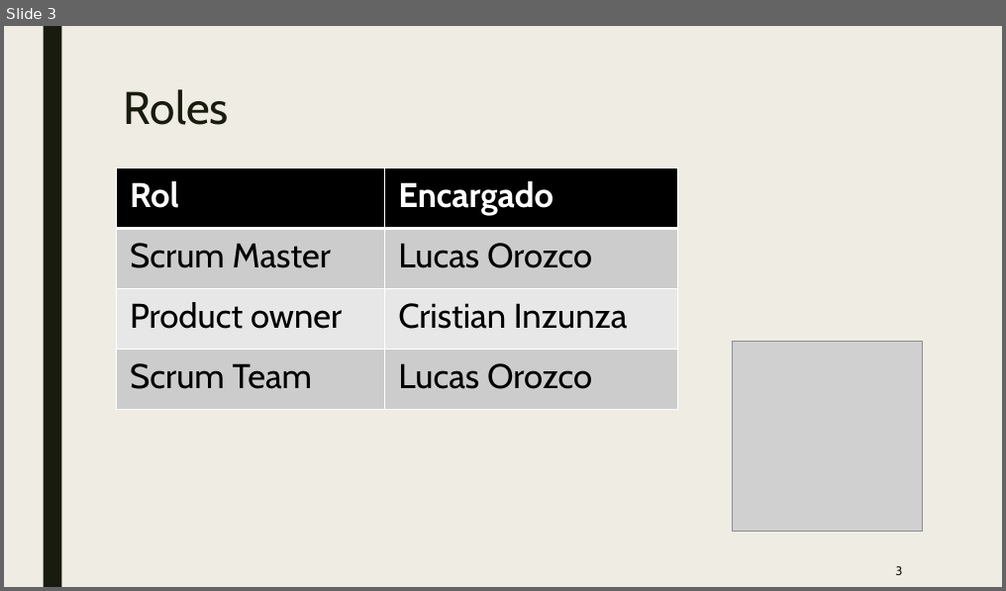
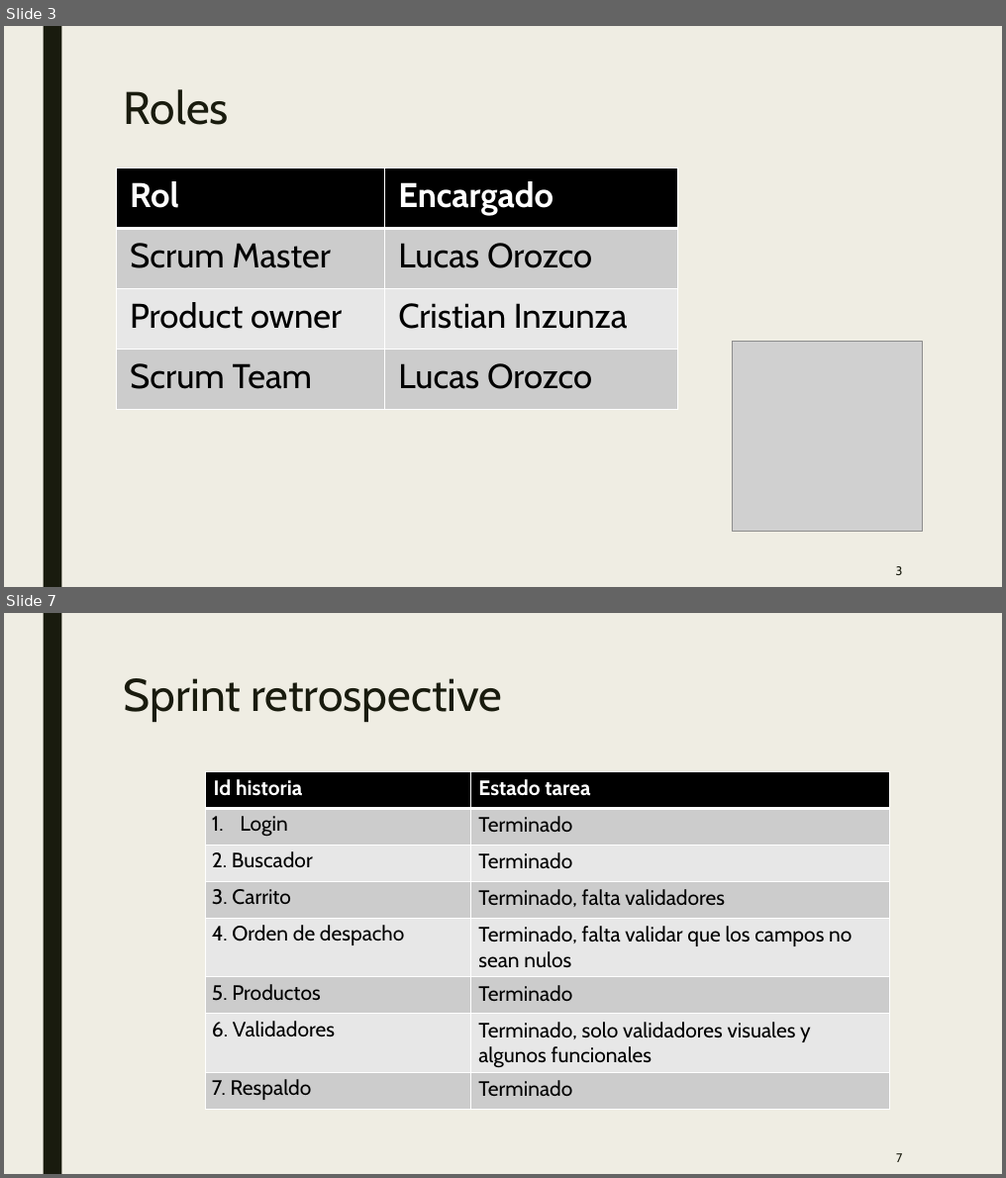
Before and after one commit to LucasOrozcoE/Evaluacion-sumativa3, a slide deck: actividad sumativa3.pptx. Shown one above the other, each under a label of ours: slide 3 before the commit, slides 3 and 7 after it; the slides between them are not shown. The pictures are 1006x591 and 1006x1178 pixels, drawn with LibreOffice and Linux fonts; fonts in the diff are those of the drawing; grey boxes stand for pictures. Boxes give left, top, right and bottom in pixels: in the first picture for what was removed or moved away, otherwise in the second. Text is boxed around its words. In the diff, an @@ line names an element or a change of style, - is before the commit and + after.

```diff
--- a/actividad sumativa3.pptx
+++ b/actividad sumativa3.pptx
@@ slide 7 added at box(4, 613, 1002, 1174), background #EFEDE3; not listed: 1 template element that a slide beside it also shows @@
@@ title added at box(124, 678, 502, 722), 44 pt, text #191B0E @@
+Sprint retrospective
@@ table added at box(205, 771, 890, 1108), 8 rows, 2 columns @@
+Id historia | Estado tarea
+Login | Terminado
+2. Buscador | Terminado
+3. Carrito | Terminado, falta validadores
+4. Orden de despacho | Terminado, falta validar que los campos no sean nulos
+5. Productos | Terminado
+6. Validadores | Terminado, solo validadores visuales y algunos funcionales
+7. Respaldo | Terminado
@@ page number added at box(896, 1154, 902, 1162), 12 pt, text #191B0E @@
+7
```
Also in this commit, not shown: 3 slides changed, 2 other slides added, 2 slides removed.
